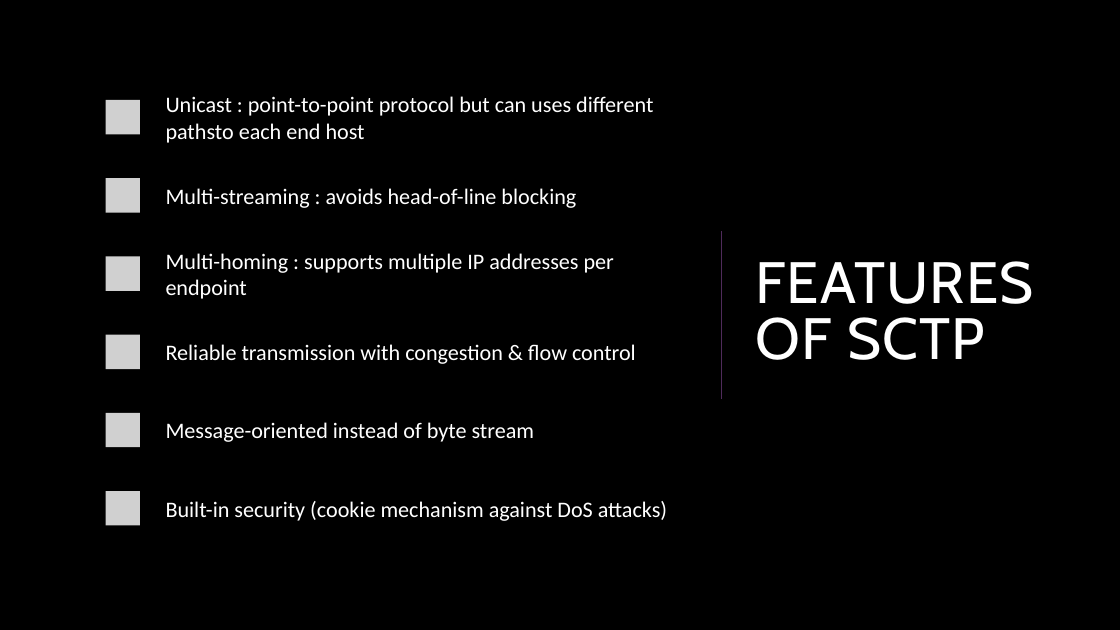
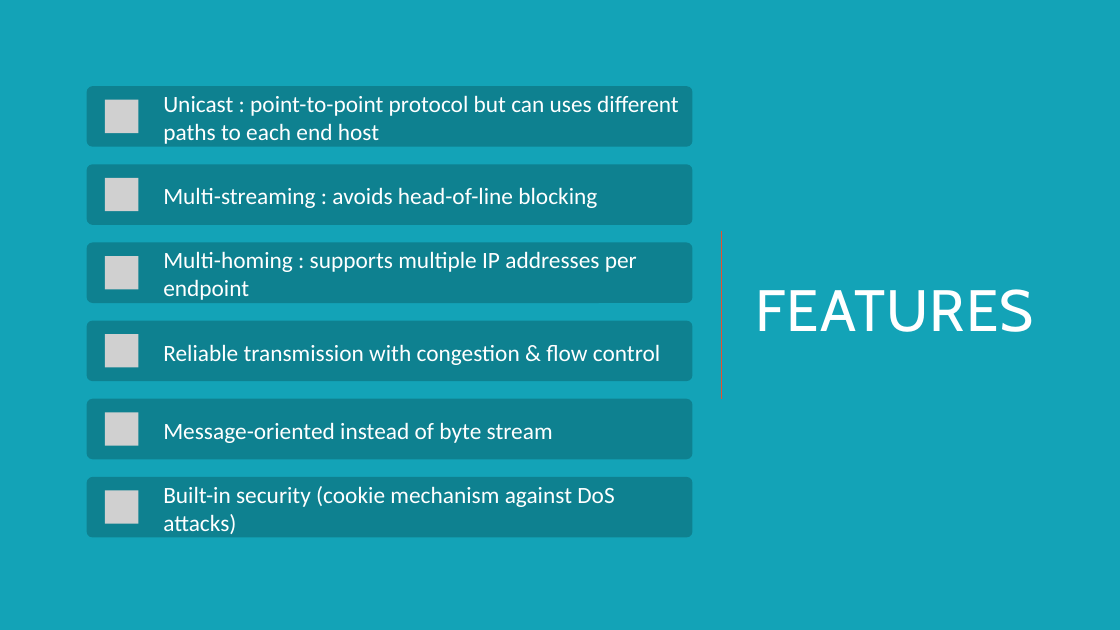
Before and after one commit to AyuTUL/IV, a slide deck: slide 4 of CN/Multimedia&FutureNetworking.pptx. Drawn at 1120x630 pixels with LibreOffice and Linux fonts; fonts in the diff are those of the drawing; grey boxes stand for pictures. Boxes give left, top, right and bottom in pixels: in the first picture for what was removed or moved away, otherwise in the second. Text is boxed around its words. In the diff, an @@ line names an element or a change of style, - is before the commit and + after.

```diff
--- a/CN/Multimedia&FutureNetworking.pptx
+++ b/CN/Multimedia&FutureNetworking.pptx
@@ background #000000 to #13A3B7 @@
@@ text at (163,95,679,144): text changed; size 19 to 20 pt @@
-Unicast : point-to-point protocol but can uses different pathsto each end host
+Unicast : point-to-point protocol but can uses different paths to each end host
@@ size 19 to 20 pt in 5 elements at (163,251,637,300), (163,344,660,365), (163,422,553,443), (163,486,614,534), (163,187,597,208) @@
@@ line (722, 399) - (722, 231): stroke #4F2B5B 1.5 pt to #E7512E 1.5 pt @@
@@ title at (755,289,1033,332): text changed @@
-FEATURES OF SCTP
+FEATURES
@@ fill #000000 to #0E8190 in 6 elements at (87,165,692,225), (87,87,692,147), (87,321,692,381), (87,243,692,303), (87,399,692,460), (87,477,692,538) @@
```
Also in this commit, not shown: 19 other slides changed, 3 slides added.
